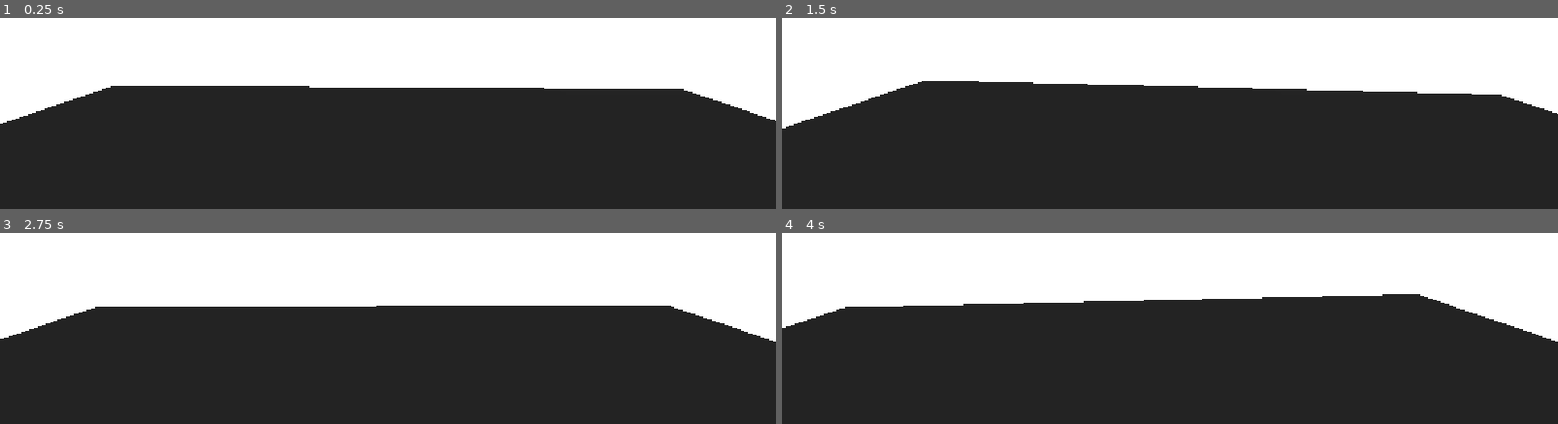
Above: before the commit, frames 1-4 (two rows, left to right).
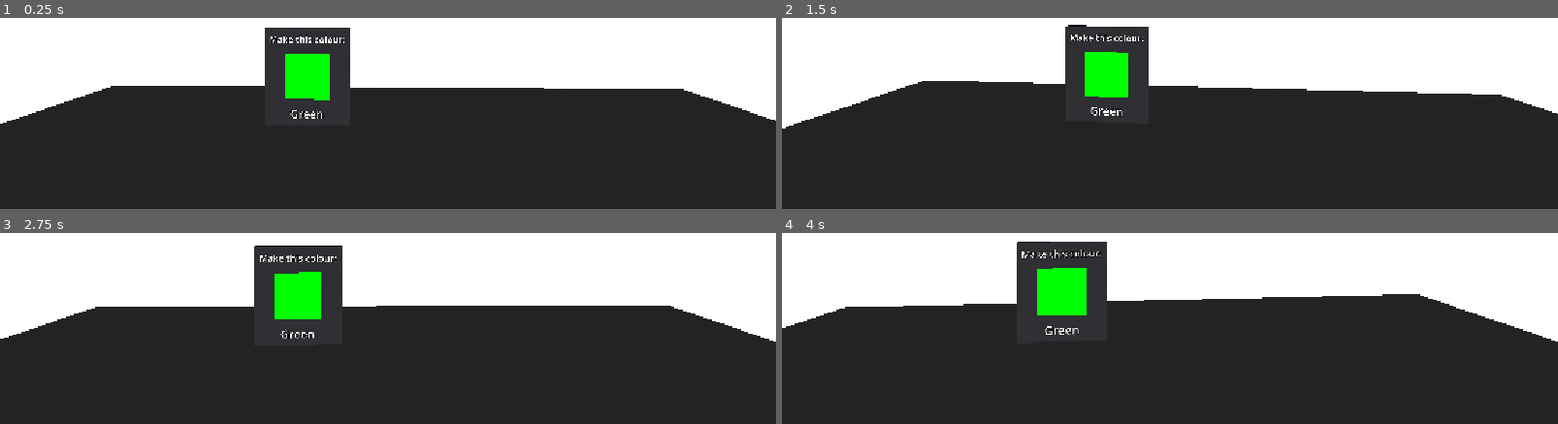
Above: after the commit, the same moments.

Repository: emmaradojcic/ColourLab
Game: Godot game, scene res://main.tscn
Same seed, same stepped clock (60 frames per second), same inputs: the game is played once before the commit and once after it.
Inputs (mouse positions are in pixels of both pictures, inside the frame that each line leads up to):
- Up to frame 1 (0.25 s): no input
- Up to frame 2 (1.5 s): tap Enter (ui_accept) at 0.5, 0.77, 1.07, 1.25 s; move the mouse to (outside the picture) at 0.52 s; hold Up (ui_up) from 0.53 s (still down); tap 1 at 0.6 s; click (outside the picture) at 0.67 s; move the mouse to (outside the picture) at 1.27 s; tap 2 at 1.35 s
- Up to frame 3 (2.75 s): keep holding Up (ui_up); tap Enter (ui_accept) at 1.52, 1.82, 2 s; move the mouse to (outside the picture) at 2.02 s; tap 3 at 2.1 s
- Up to frame 4 (4 s): keep holding Up (ui_up); tap Enter (ui_accept) at 2.75, 3.02, 3.32, 3.5, 3.77 s; move the mouse to (outside the picture) at 2.77 s; tap 4 at 2.85 s; click (outside the picture) at 2.92 s; move the mouse to (outside the picture) at 3.52 s; tap 5 at 3.6 s

The runs differ from the first frame. In frame 1, 3.8% of the frame differs, in the area x 34-46%, y 5-53%; in frame 2, 3.7%; in frame 3, 4.0%; in frame 4, 4.2%, in the area x 30-42%, y 4-54%.

Commit message:
Sign for "Make this Colour"

Diff:
--- a/main.tscn
+++ b/main.tscn
@@ -9,6 +9,7 @@
 [ext_resource type="PackedScene" path="res://scenes/fingertip.tscn" id="7_tip"]
 [ext_resource type="PackedScene" path="res://scenes/press_button.tscn" id="8_button"]
 [ext_resource type="PackedScene" path="res://scenes/stand.tscn" id="9_stand"]
+[ext_resource type="PackedScene" path="res://scenes/target_display.tscn" id="10_target"]
 
 [sub_resource type="Environment" id="Environment_bs02e"]
 glow_enabled = true
@@ -85,4 +86,7 @@
 transform = Transform3D(1, 0, 0, 0, 1, 0, 0, 0, 1, 0, 0.92, 0)
 label_text = "Empty"
 
+[node name="TargetDisplay" parent="." instance=ExtResource("10_target")]
+transform = Transform3D(1, 0, 0, 0, 1, 0, 0, 0, 1, -0.3, 1.4, -1)
+
 [connection signal="button_pressed" from="EmptyStand/EmptyButton" to="Bowl" method="_on_empty_button_pressed"]
--- /dev/null
+++ b/scenes/target_display.tscn
@@ -0,0 +1,42 @@
+[gd_scene format=3]
+
+[ext_resource type="Script" path="res://scripts/target_display.gd" id="1_target"]
+
+[sub_resource type="StandardMaterial3D" id="StandardMaterial3D_board"]
+albedo_color = Color(0.15, 0.15, 0.17, 1)
+
+[sub_resource type="BoxMesh" id="BoxMesh_board"]
+material = SubResource("StandardMaterial3D_board")
+size = Vector3(0.3, 0.34, 0.02)
+
+[sub_resource type="StandardMaterial3D" id="StandardMaterial3D_swatch"]
+shading_mode = 0
+albedo_color = Color(1, 1, 1, 1)
+
+[sub_resource type="QuadMesh" id="QuadMesh_swatch"]
+material = SubResource("StandardMaterial3D_swatch")
+size = Vector2(0.16, 0.16)
+
+[node name="TargetDisplay" type="Node3D"]
+script = ExtResource("1_target")
+
+[node name="Board" type="MeshInstance3D" parent="."]
+mesh = SubResource("BoxMesh_board")
+
+[node name="Swatch" type="MeshInstance3D" parent="."]
+transform = Transform3D(1, 0, 0, 0, 1, 0, 0, 0, 1, 0, 0, 0.011)
+mesh = SubResource("QuadMesh_swatch")
+
+[node name="TitleLabel" type="Label3D" parent="."]
+transform = Transform3D(1, 0, 0, 0, 1, 0, 0, 0, 1, 0, 0.13, 0.011)
+pixel_size = 0.001
+text = "Make this colour:"
+font_size = 32
+outline_size = 6
+
+[node name="NameLabel" type="Label3D" parent="."]
+transform = Transform3D(1, 0, 0, 0, 1, 0, 0, 0, 1, 0, -0.13, 0.011)
+pixel_size = 0.001
+text = "Green"
+font_size = 40
+outline_size = 6
--- /dev/null
+++ b/scripts/target_display.gd
@@ -0,0 +1,35 @@
+class_name TargetDisplay
+extends Node3D
+
+# A sign that shows the colour the player should try to make.
+
+# The name shown under the colour, e.g. "Green".
+@export var target_name: String = "Green"
+
+# The recipe for the target, in the same form as the bowl's amounts.
+@export var target_amounts: Dictionary = {"cyan": 1, "yellow": 1}
+
+# The actual colour, worked out from the recipe.
+var target_colour: Color
+
+@onready var swatch = $Swatch
+@onready var name_label = $NameLabel
+
+# Our own copy of the swatch material, so we can change its colour.
+var swatch_material
+
+
+func _ready():
+	swatch_material = swatch.mesh.material.duplicate()
+	swatch.material_override = swatch_material
+	show_target(target_name, target_amounts)
+
+
+# Show a new target colour on the sign.
+func show_target(new_name, new_amounts):
+	target_name = new_name
+	target_amounts = new_amounts
+	# Use the same maths as the bowl, so the target is always possible.
+	target_colour = ColourMixer.mix_paint(target_amounts)
+	swatch_material.albedo_color = target_colour
+	name_label.text = target_name
Not shown, added: scripts/target_display.gd.uid
